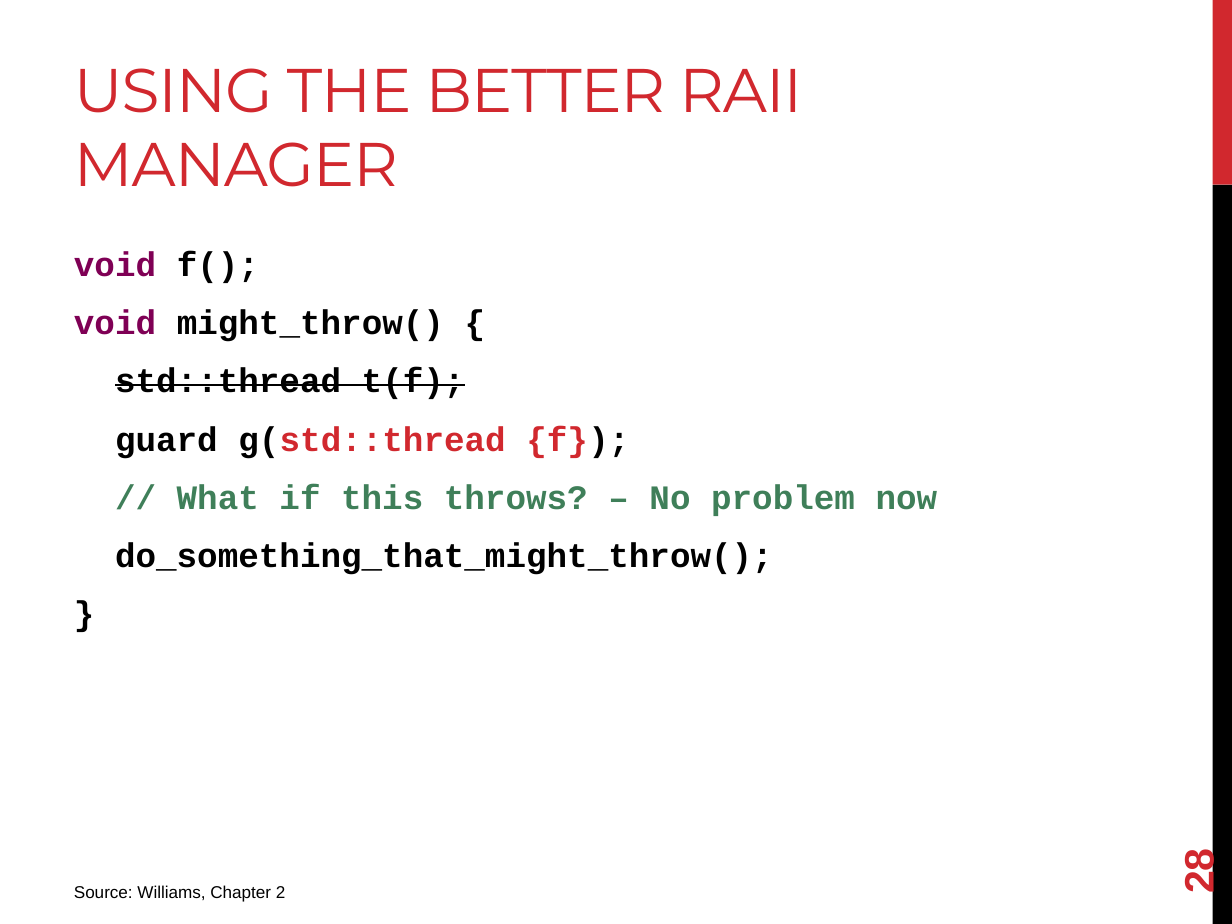
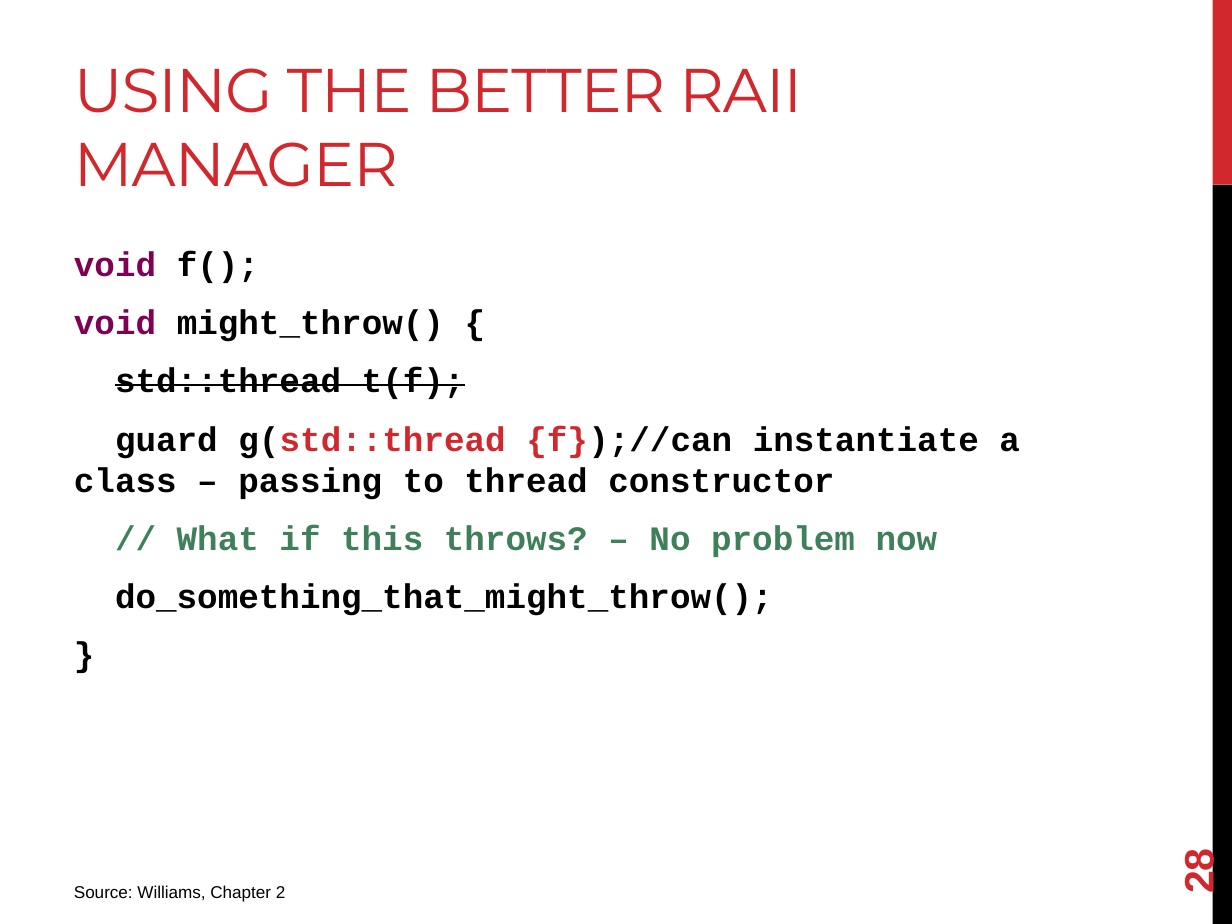
Before and after one commit to joshpeterson/DevelopingConcurrentSoftware, a slide deck: slide 28 of Lectures/Threads/Threads.pptx. Drawn at 1232x924 pixels with LibreOffice and Linux fonts; fonts in the diff are those of the drawing. Boxes give left, top, right and bottom in pixels: in the first picture for what was removed or moved away, otherwise in the second. Text is boxed around its words. In the diff, an @@ line names an element or a change of style, - is before the commit and + after.

```diff
--- a/Lectures/Threads/Threads.pptx
+++ b/Lectures/Threads/Threads.pptx
@@ text at (74, 426, 1020, 500): text changed; text colour #D1282E to #000000 @@
-guard g(std::thread {f});
+guard g(std::thread {f});//can instantiate a class – passing to thread constructor
```
Also in this commit, not shown: 12 other slides changed, 12 other files.
